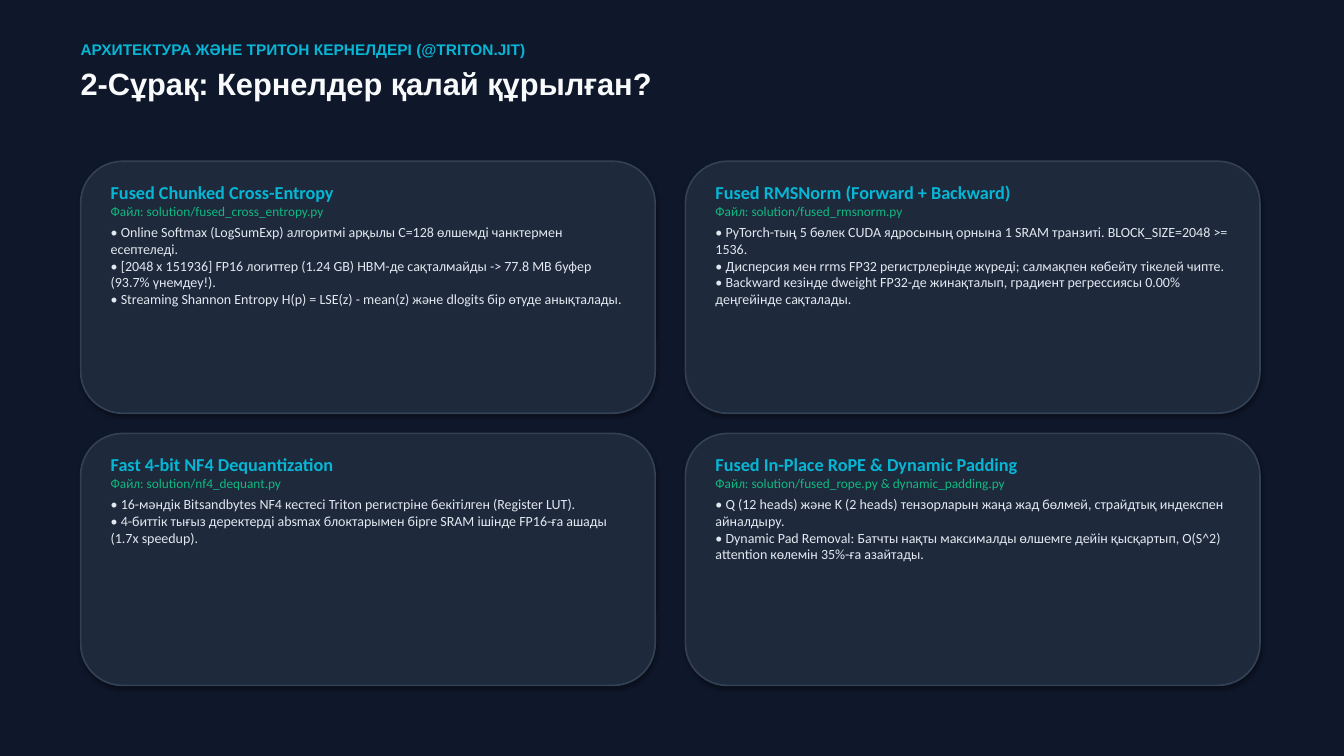
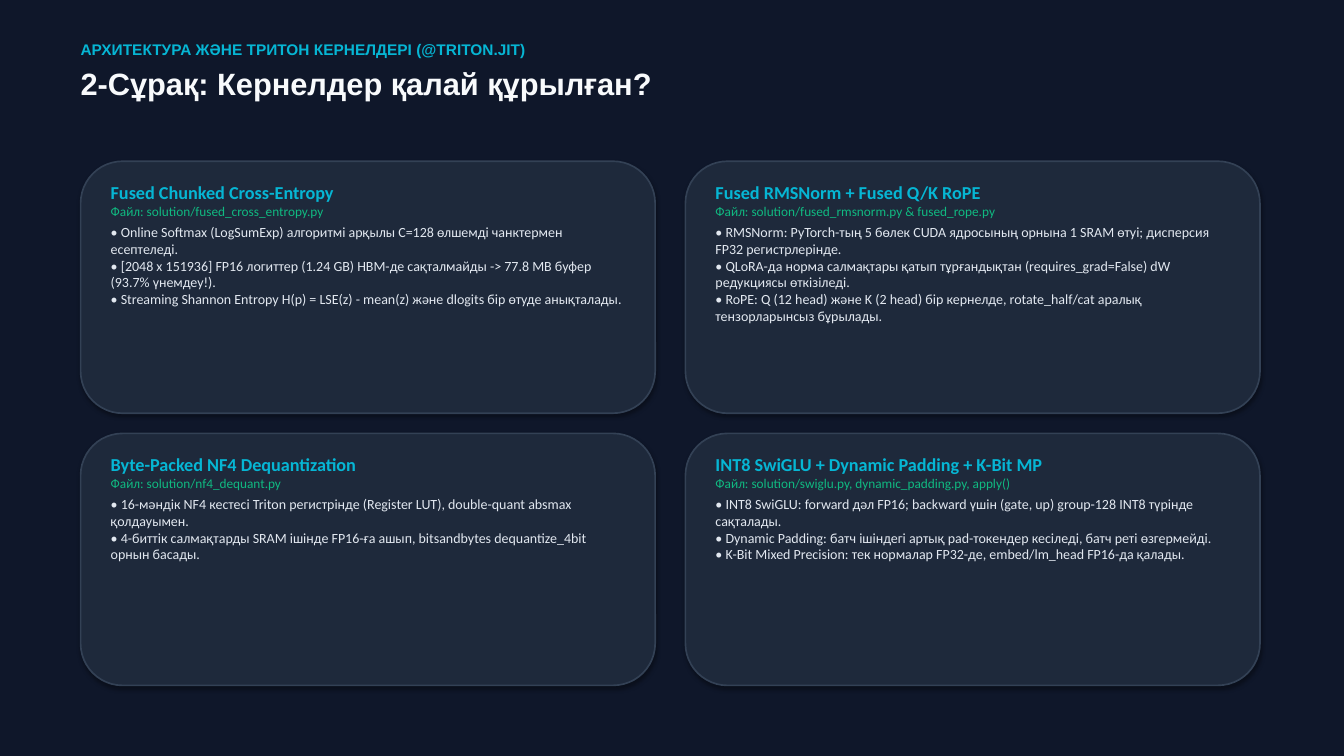
Before and after one commit to ninumaki/SoupLunar, a slide deck: slide 3 of presentation.pptx. Drawn at 1344x756 pixels with LibreOffice and Linux fonts; fonts in the diff are those of the drawing. Boxes give left, top, right and bottom in pixels: in the first picture for what was removed or moved away, otherwise in the second. Text is boxed around its words. In the diff, an @@ line names an element or a change of style, - is before the commit and + after.

```diff
--- a/presentation.pptx
+++ b/presentation.pptx
@@ text at box(715, 186, 1209, 324): text changed @@
-Fused RMSNorm (Forward + Backward)
-Файл: solution/fused_rmsnorm.py
-• PyTorch-тың 5 бөлек CUDA ядросының орнына 1 SRAM транзиті. BLOCK_SIZE=2048 >= 1536.
-• Дисперсия мен rrms FP32 регистрлерінде жүреді; салмақпен көбейту тікелей чипте.
-• Backward кезінде dweight FP32-де жинақталып, градиент регрессиясы 0.00% деңгейінде сақталады.
+Fused RMSNorm + Fused Q/K RoPE
+Файл: solution/fused_rmsnorm.py & fused_rope.py
+• RMSNorm: PyTorch-тың 5 бөлек CUDA ядросының орнына 1 SRAM өтуі; дисперсия FP32 регистрлерінде.
+• QLoRA-да норма салмақтары қатып тұрғандықтан (requires_grad=False) dW редукциясы өткізіледі.
+• RoPE: Q (12 head) және K (2 head) бір кернелде, rotate_half/cat аралық тензорларынсыз бұрылады.
@@ text at box(111, 458, 356, 474): text changed @@
-Fast 4-bit NF4 Dequantization
+Byte-Packed NF4 Dequantization
@@ text at box(715, 458, 1212, 562): text changed @@
-Fused In-Place RoPE & Dynamic Padding
-Файл: solution/fused_rope.py & dynamic_padding.py
-• Q (12 heads) және K (2 heads) тензорларын жаңа жад бөлмей, страйдтық индекспен айналдыру.
-• Dynamic Pad Removal: Батчты нақты максималды өлшемге дейін қысқартып, O(S^2) attention көлемін 35%-ға азайтады.
+INT8 SwiGLU + Dynamic Padding + K-Bit MP
+Файл: solution/swiglu.py, dynamic_padding.py, apply()
+• INT8 SwiGLU: forward дәл FP16; backward үшін (gate, up) group-128 INT8 түрінде сақталады.
+• Dynamic Padding: батч ішіндегі артық pad-токендер кесіледі, батч реті өзгермейді.
+• K-Bit Mixed Precision: тек нормалар FP32-де, embed/lm_head FP16-да қалады.
@@ text at box(111, 499, 586, 562): text changed @@
-• 16-мәндік Bitsandbytes NF4 кестесі Triton регистріне бекітілген (Register LUT).
-• 4-биттік тығыз деректерді absmax блоктарымен бірге SRAM ішінде FP16-ға ашады (1.7x speedup).
+• 16-мәндік NF4 кестесі Triton регистрінде (Register LUT), double-quant absmax қолдауымен.
+• 4-биттік салмақтарды SRAM ішінде FP16-ға ашып, bitsandbytes dequantize_4bit орнын басады.
```
Also in this commit, not shown: 4 other slides changed, 2 other files.
